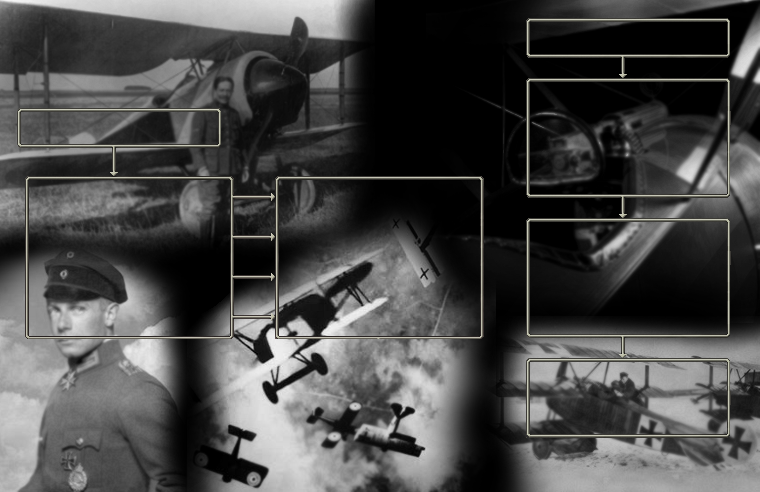
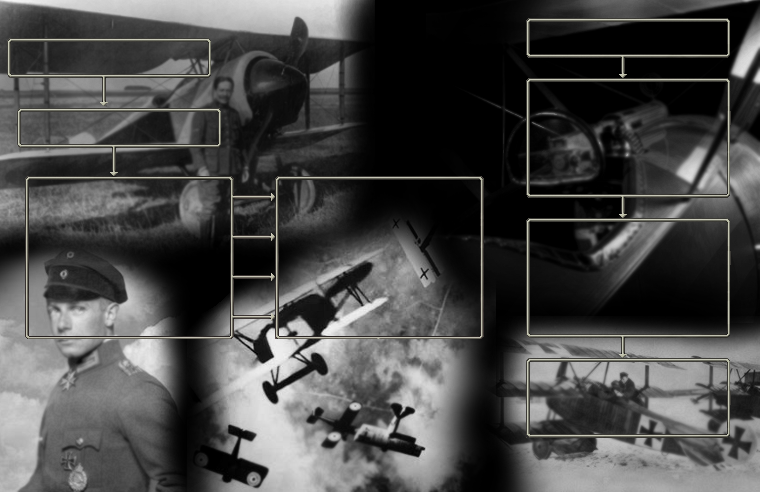
Two versions of the same layered image (760x492). Layer-by-layer changes:
painted on "Layer" over [7, 38, 211, 107]
